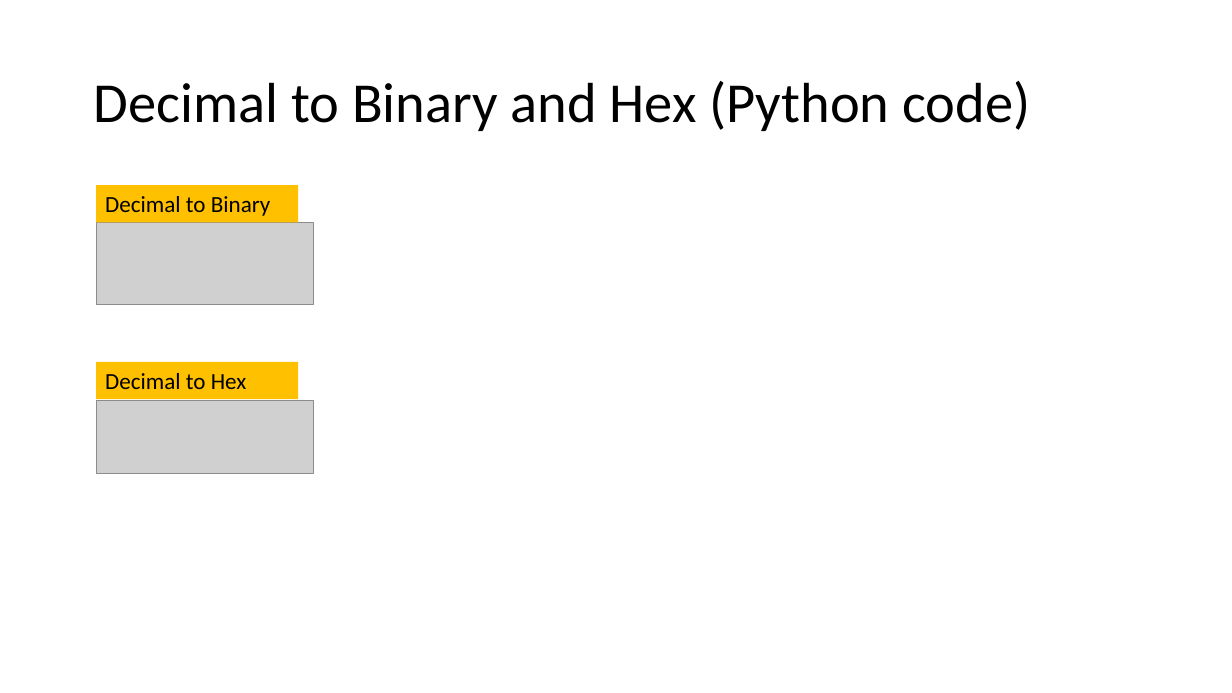
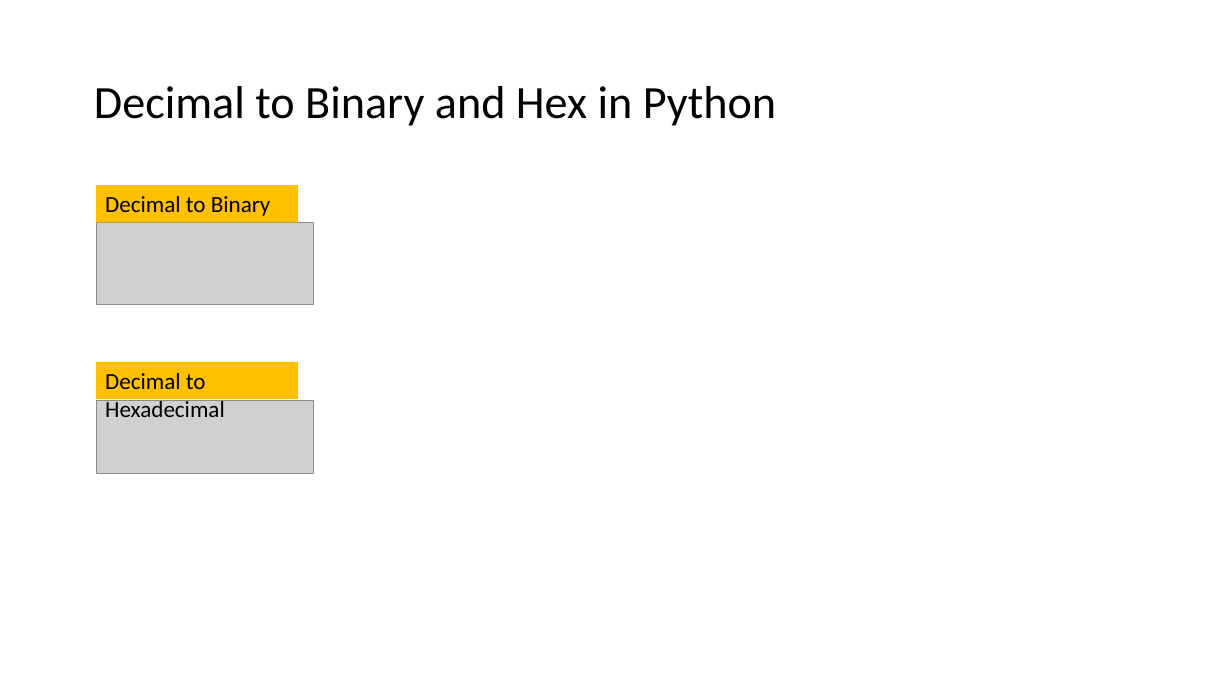
Before and after one commit to frankwxu/Digital-Forensics-Basic-Book, a slide deck: slide 14 of PPTs/Ch2_Number_Systems_for_Digital_Forensics.pptx. Drawn at 1232x693 pixels with LibreOffice and Linux fonts; fonts in the diff are those of the drawing; grey boxes stand for pictures; background and template pictures are left out. Boxes give left, top, right and bottom in pixels: in the first picture for what was removed or moved away, otherwise in the second. Text is boxed around its words. In the diff, an @@ line names an element or a change of style, - is before the commit and + after.

```diff
--- a/PPTs/Ch2_Number_Systems_for_Digital_Forensics.pptx
+++ b/PPTs/Ch2_Number_Systems_for_Digital_Forensics.pptx
@@ title at <box>94,86,776,126</box>: text changed; size 44 to 36 pt @@
-Decimal to Binary and Hex (Python code)
+Decimal to Binary and Hex in Python
@@ text in rectangle at <box>105,373,225,417</box>: text changed @@
-Decimal to Hex
+Decimal to Hexadecimal
```
Also in this commit, not shown: 35 other slides changed, 5 slides added, 4 slides removed.
